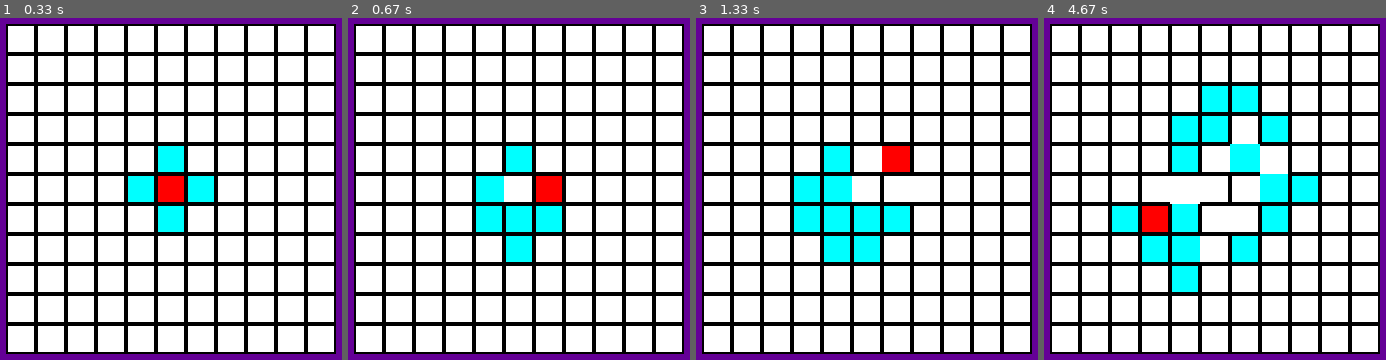
Above: before the commit, frames 1-4 (left to right).
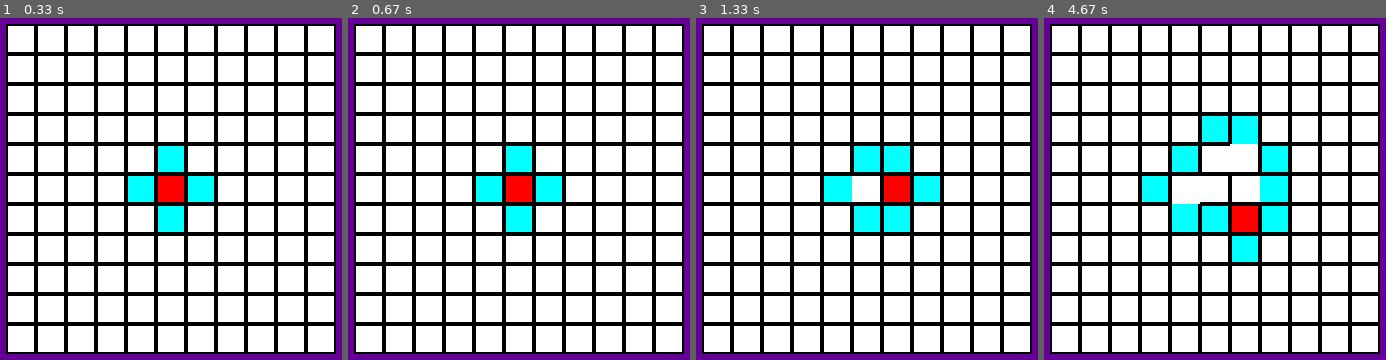
Above: after the commit, the same moments.

Repository: philip-dave/pygame-maze
Game: pygame game, started from maze.py
Two runs of this game, one before a commit and one after it. Both use one fixed random seed, a clock stepped at 60 frames per second and the inputs below.
Inputs:
- Up to frame 1 (0.33 s): no input
- Up to frame 2 (0.67 s): no input
- Up to frame 3 (1.33 s): no input
- Up to frame 4 (4.67 s): no input

Frame 1 is identical in both runs. In frame 2, 3.0% of the frame differs, in the area x 37-63%, y 46-72%; in frame 3, 6.0%; in frame 4, 9.8%, in the area x 19-81%, y 19-81%.

Commit message:
Checking if no neighbours. Added some comments

Diff:
--- a/cell.py
+++ b/cell.py
@@ -20,8 +20,12 @@
         self.walls = [1,1,1,1]
         self.is_front = False
         self.is_current = False
+        #keeping track of neighbours already visited
         self.used_neighbours = []
         #self.draw_borders()
+
+    #Drawing the borders based on walls
+    #Colours the cell by their status: current cell, frontier, unmapped
     def draw_borders(self):
         if self.is_current:
             self.image.fill((255,0,0))
--- a/create_maze.py
+++ b/create_maze.py
@@ -34,7 +34,7 @@
         self.all_cells.draw(self.screen)
         pygame.display.update()
         pygame.display.flip()
-        sleep(0.4)
+        sleep(0.8)
 
     """
     Gets the new frontier from the current position
@@ -51,37 +51,37 @@
         bottom = [position[0]+1,position[1]]
         used_neighbours = self.grid[position[0]][position[1]].used_neighbours
         if left not in self.maze and left[1]>=0 and left not in self.frontier and left not in used_neighbours:
-            self.grid[left[1]][left[0]].is_front = True
+            self.grid[left[0]][left[1]].is_front = True
             self.frontier.append(left)
             neighbor_set.append(left)
         elif left[1]>=0 and left not in used_neighbours:
             #self.grid[left[1]][left[0]].is_front = True
             neighbor_set.append(left)
         if right not in self.maze and right[1]<self.max and right not in self.frontier and  right not in used_neighbours:
-            self.grid[right[1]][right[0]].is_front = True
+            self.grid[right[0]][right[1]].is_front = True
             self.frontier.append(right)
             neighbor_set.append(right)
         elif right[1]<self.max-1 and  right not in used_neighbours:
             #self.grid[right[1]][right[0]].is_front = True
             neighbor_set.append(right)
         if top not in self.maze and top[0]>=0 and top not in self.frontier and top not in used_neighbours:
-            self.grid[top[1]][top[0]].is_front = True
+            self.grid[top[0]][top[1]].is_front = True
             self.frontier.append(top)
             neighbor_set.append(top)
         elif top[0]>=0 and top not in used_neighbours:
             #self.grid[top[1]][top[0]].is_front = True
             neighbor_set.append(top)
         if bottom not in self.maze and bottom[0]!=self.max and bottom not in self.frontier and bottom not in used_neighbours:
-            self.grid[bottom[1]][bottom[0]].is_front = True
+            self.grid[bottom[0]][bottom[1]].is_front = True
             self.frontier.append(bottom)
             neighbor_set.append(bottom)
-        elif position[0]<self.max-1 and bottom not in used_neighbours:
+        elif bottom[0]<self.max-1 and bottom not in used_neighbours:
             #self.grid[bottom[1]][bottom[0]].is_front = True
             neighbor_set.append(bottom)
         return neighbor_set
 
 
-    def get_random_neighbour(self,neighbours):
+    def get_random_neighbour(self,neighbours,cell):
         return neighbours[randint(0,len(neighbours)-1)]
     """
     Removing walls from the random neighbour
@@ -117,10 +117,13 @@
 
                 self.frontier.remove(cell)
                 self.maze.append(cell)
-            neighbour = self.get_random_neighbour(neighbours)
-            self.grid[cell[0]][cell[1]].used_neighbours.append(neighbour)
-            self.remove_walls(cell,neighbour)
-            self.maze.append(cell)
+            if len(neighbours)!=0:
+
+                neighbour = self.get_random_neighbour(neighbours,cell)
+                self.grid[cell[0]][cell[1]].used_neighbours.append(neighbour)
+                self.grid[neighbour[0]][neighbour[1]].used_neighbours.append(cell)
+                self.remove_walls(cell,neighbour)
+                self.maze.append(cell)
 
 
             self.grid[cell[0]][cell[1]].is_front = False
--- a/maze.py
+++ b/maze.py
@@ -35,7 +35,7 @@
     all_cells.update()
     all_cells.draw(screen)
     pygame.display.update()
-    sleep(0.2)
+    #sleep(0.2)
 
 
 #height, width, and colour numeric values
@@ -57,7 +57,7 @@
 for cell in cells:
   for c in cell:
     all_cells.add(c)
-#redraw_borders(all_cells)
+redraw_borders(all_cells)
 
 while True:
   all_cells.update()
